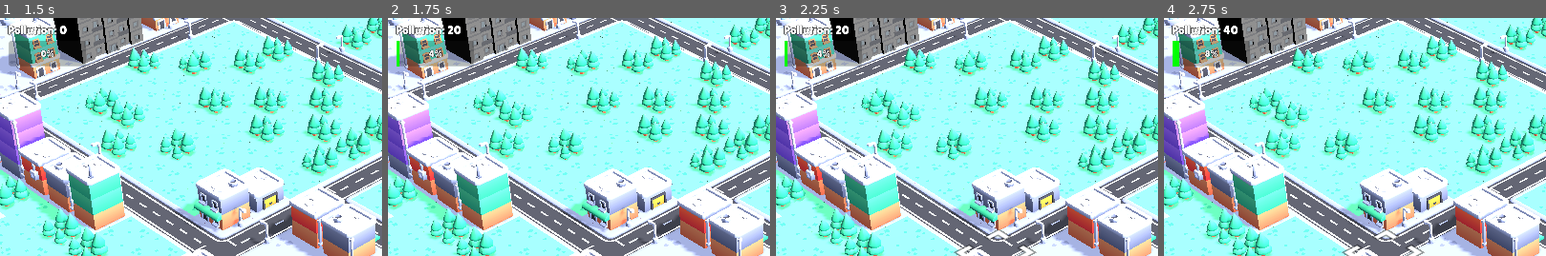
Above: before the commit, frames 1-4 (left to right).
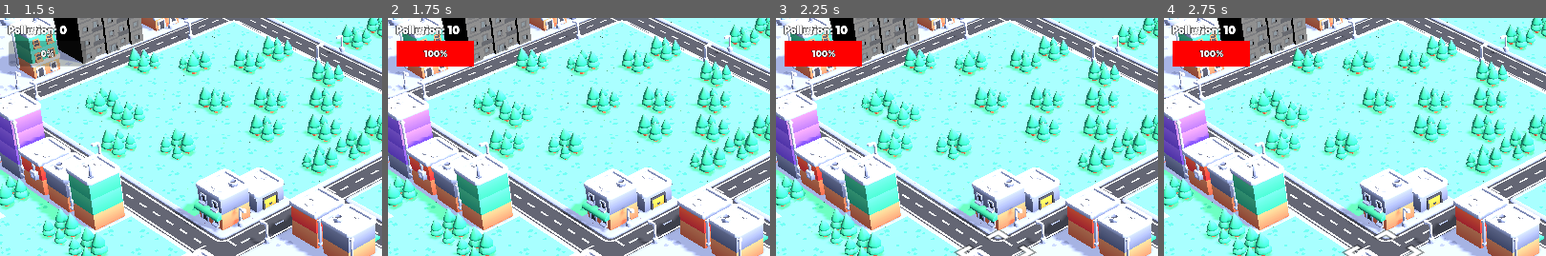
Above: after the commit, the same moments.

Repository: algosup/2024-2025-project-2-serious-game-team-3
Game: Godot game, scene res://scenes/menu.tscn
The game is run twice, just before and just after one commit, with the same random seed, the same clock (stepped at 60 frames per second) and the same inputs.
Inputs (mouse positions are % of the whole screen's width and height, from its top left):
- Up to frame 1 (1.5 s): click "Start" at 0.5 s; tap Enter at 1.25 s; move the mouse to (72, 45) at 1.27 s; click (72, 45) at 1.35 s
- Up to frame 2 (1.75 s): no input
- Up to frame 3 (2.25 s): tap Space at 2 s; move the mouse to (30, 55) at 2.02 s; tap R (rotate) at 2.1 s
- Up to frame 4 (2.75 s): no input
The pictures show only the part of the screen within x 0-50%, y 4-54%; the shares and areas given below are measured in that part.

Frame 1 is identical in both runs. In frame 2, 2.2% of the frame differs, in the area x 2-23%, y 3-21%; in frame 3, 2.2%; in frame 4, 2.3%.

Commit message:
data changes

Diff:
--- a/Green City/scenes/main.tscn
+++ b/Green City/scenes/main.tscn
@@ -152,5 +152,5 @@
 offset_right = 288.0
 offset_bottom = 229.0
 theme = ExtResource("24_wn6e2")
-max_value = 500.0
-value = 250.0
+max_value = 10.0
+value = 10.0
--- a/Green City/structures/building-garage.tres
+++ b/Green City/structures/building-garage.tres
@@ -8,5 +8,5 @@
 name = "garage"
 model = ExtResource("1_gyclk")
 price = 70
-pollution_effect = 0.0
+pollution_effect = 438.0
 type = "building"
--- a/Green City/structures/building-small-a.tres
+++ b/Green City/structures/building-small-a.tres
@@ -8,5 +8,5 @@
 name = "red"
 model = ExtResource("1_v5apy")
 price = 50
-pollution_effect = 0.0
+pollution_effect = 3.153
 type = "building"
--- a/Green City/structures/building-small-d.tres
+++ b/Green City/structures/building-small-d.tres
@@ -8,4 +8,5 @@
 name = "gray"
 model = ExtResource("1_164xq")
 price = 70
+pollution_effect = 0.0
 type = "building"
--- a/Green City/structures/grass-trees-tall.tres
+++ b/Green City/structures/grass-trees-tall.tres
@@ -5,5 +5,8 @@
 
 [resource]
 script = ExtResource("2_b2sah")
+name = "building"
 model = ExtResource("1_nbdd1")
 price = 25
+pollution_effect = 0.0
+type = "Type"
Not shown: 1 places in Green City/scenes/main.tscn that only renumber resources
